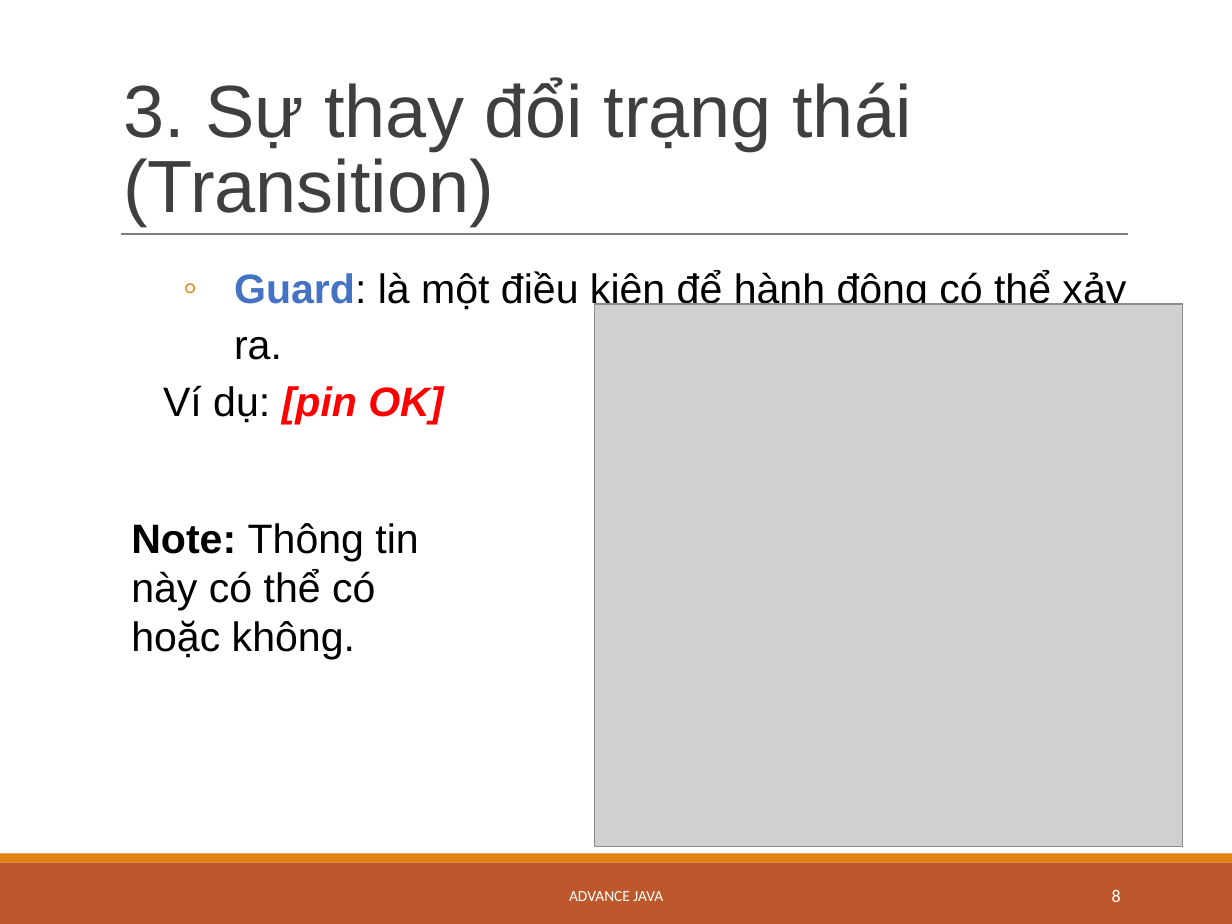
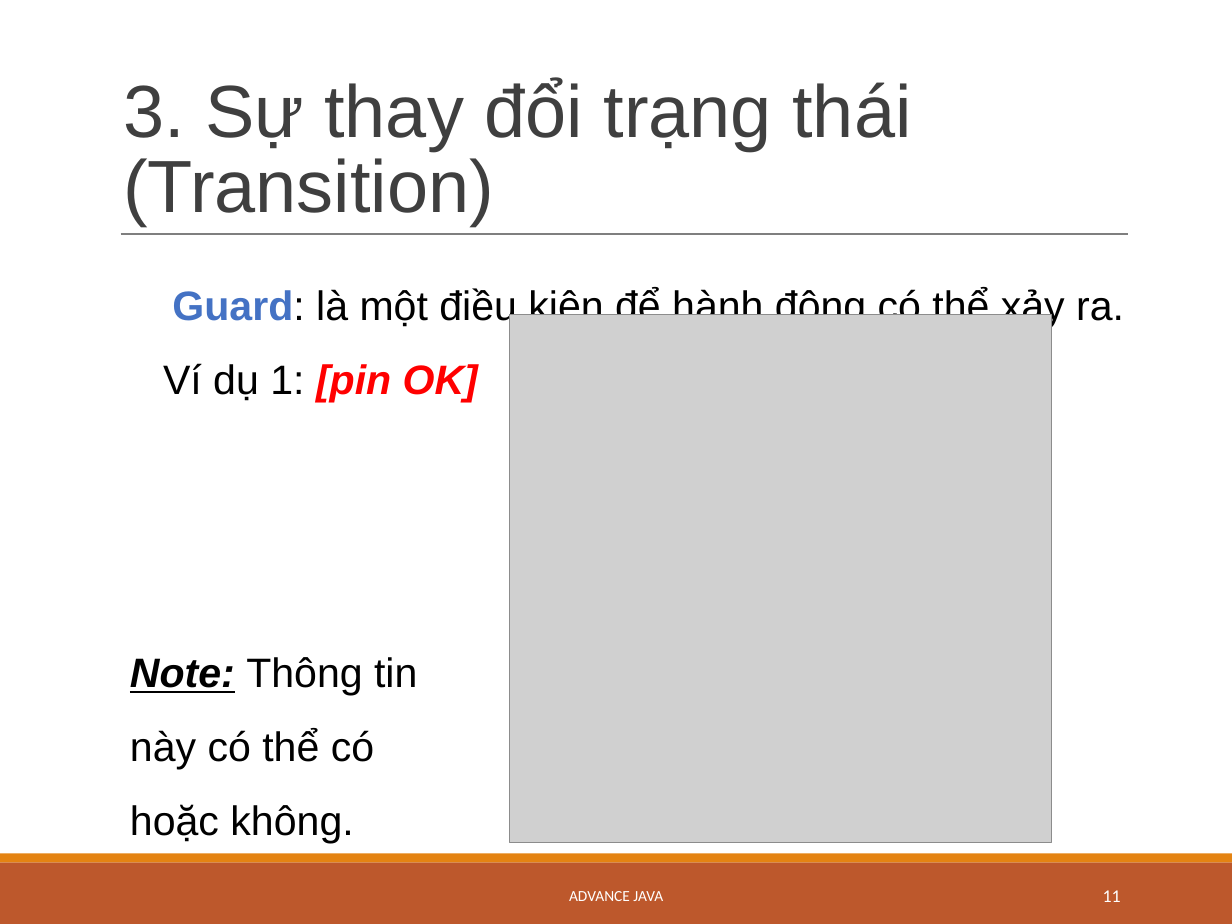
Before and after one commit to dantn93/Advanced-Java, a slide deck: slide 11 of StateMachineDiagram_Quynh_Dan.pptx.pptx (slide 8 before the commit). Drawn at 1232x924 pixels with LibreOffice and Linux fonts; fonts in the diff are those of the drawing; grey boxes stand for pictures. Boxes give left, top, right and bottom in pixels: in the first picture for what was removed or moved away, otherwise in the second. Text is boxed around its words. In the diff, an @@ line names an element or a change of style, - is before the commit and + after.

```diff
--- a/StateMachineDiagram_Quynh_Dan.pptx.pptx
+++ b/StateMachineDiagram_Quynh_Dan.pptx.pptx
@@ text at [172, 287, 1124, 328]: bullet ◦ to  ; list level 2 to 1 in "Guard: là một điều kiện ..."; line spacing 1.15 to 1.5 @@
@@ picture: place and size @@
-picture at [595, 304, 1183, 846]
+picture at [509, 314, 1051, 843]
@@ text at [163, 363, 478, 402]: text changed @@
-Ví dụ: [pin OK]
+Ví dụ 1: [pin OK]
@@ text "Note: Thông tin này có ...": place and size @@
-text "Note: Thông tin này có ..." at [131, 523, 418, 660]
+text "Note: Thông tin này có ..." at [130, 657, 417, 843]
@@ text "Note: Thông tin này có ..." at [130, 657, 417, 843]: italic on, underline on in "Note:"; line spacing 1 to 1.5 @@
@@ page number at [1103, 890, 1121, 902]: text changed @@
-8
+11
```
Also in this commit, not shown: 20 other slides changed, 15 slides added, 1 slide removed.
